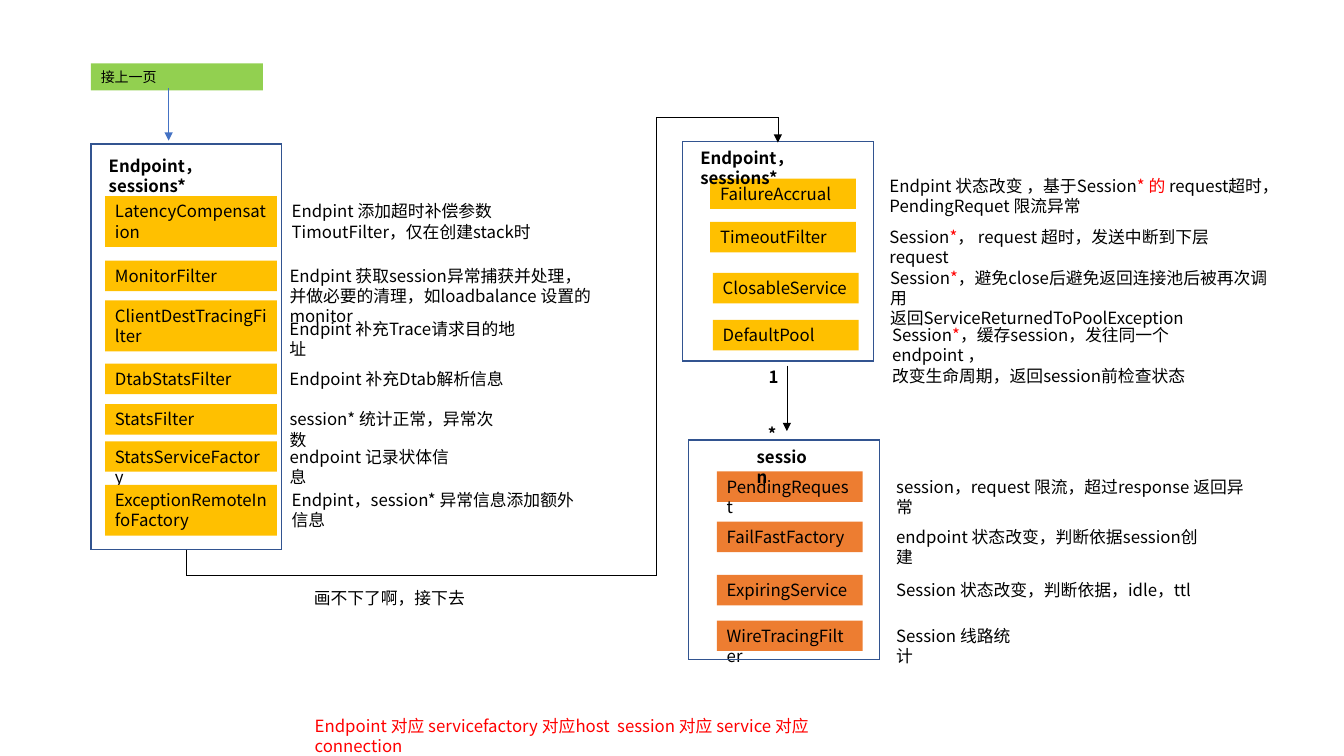
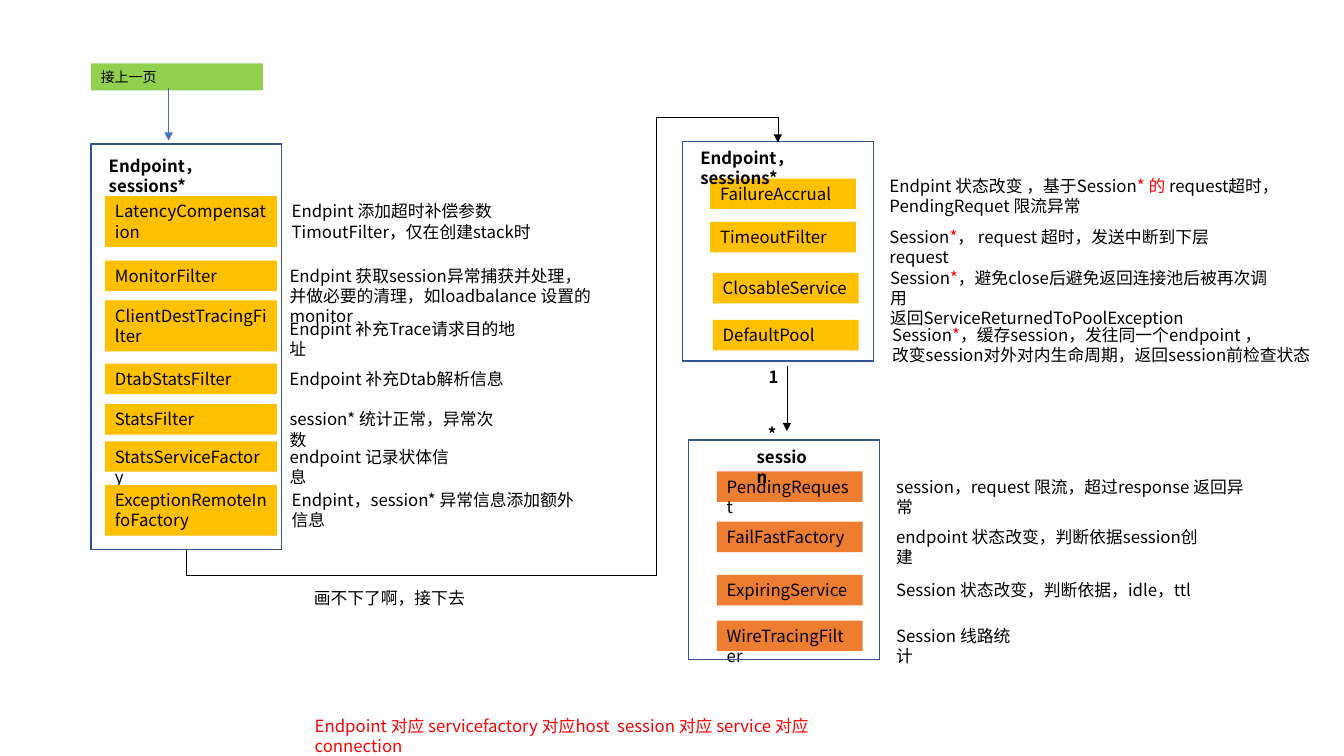
Before and after one commit to mengyuetao/Technology-related, a slide deck: slide 2 of finagle/finagle-stack.pptx. Drawn at 1344x756 pixels with LibreOffice and Linux fonts; fonts in the diff are those of the drawing. Boxes give left, top, right and bottom in pixels: in the first picture for what was removed or moved away, otherwise in the second. Text is boxed around its words. In the diff, an @@ line names an element or a change of style, - is before the commit and + after.

```diff
--- a/finagle/finagle-stack.pptx
+++ b/finagle/finagle-stack.pptx
@@ text at [892, 344, 1310, 363]: text changed @@
-改变生命周期，返回session前检查状态
+改变session对外对内生命周期，返回session前检查状态
```
Also in this commit, not shown: 2 slides added, 6 other files.
